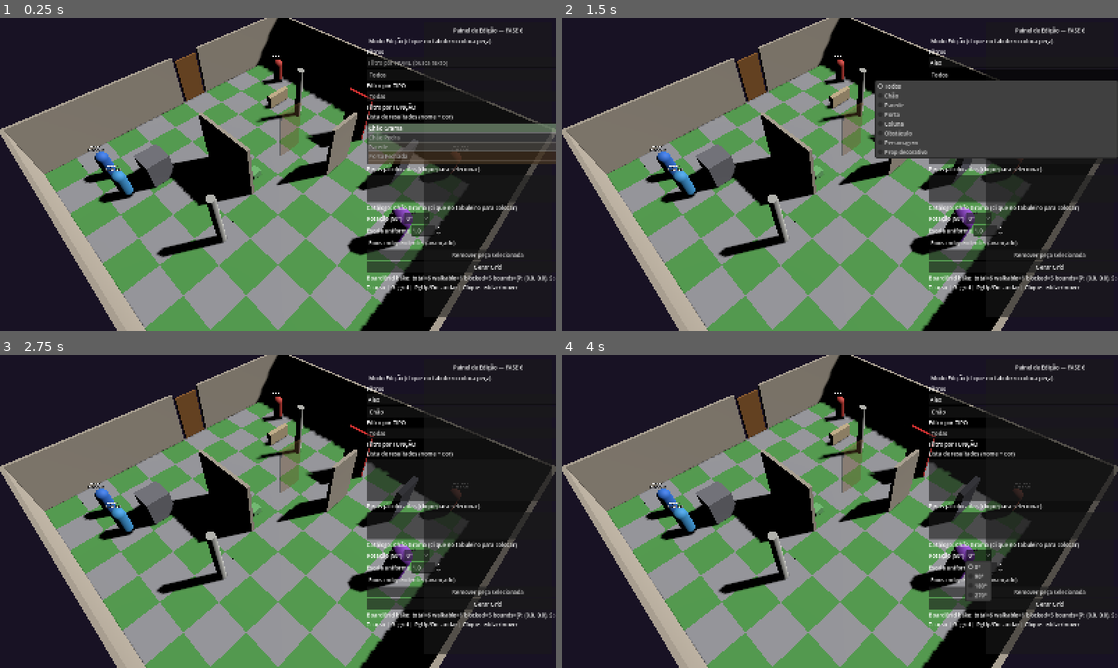
Above: before the commit, frames 1-4 (two rows, left to right).
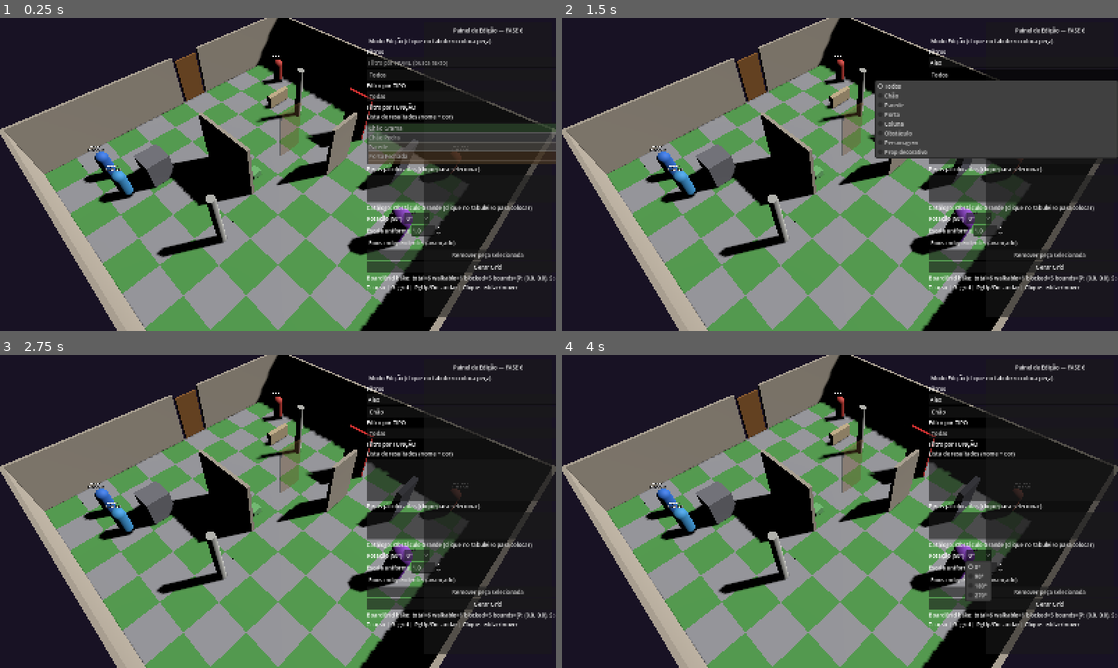
Above: after the commit, the same moments.

Repository: FalconiRod/Little-Sword
Game: Godot game, scene res://src/scenes/main.tscn
Same seed, same stepped clock (60 frames per second), same inputs: the game is played once before the commit and once after it.
Inputs (mouse positions are in pixels of both pictures, inside the frame that each line leads up to):
- Up to frame 1 (0.25 s): no input
- Up to frame 2 (1.5 s): click (1051, 61) at 0.52 s; type "Alex" at 0.6 s; click "Todos" at 1.25 s
- Up to frame 3 (2.75 s): click "Todas" at 2 s
- Up to frame 4 (4 s): click "Chão" at 2.75 s; click "0°" at 3.5 s

The runs differ from the first frame. In frame 1, 1.1% of the frame differs, in the area x 66-100%, y 33-62%; in frame 2, 0.2%; in frame 3, 0.2%; in frame 4, 0.2%.

Commit message:
fix editor: default selecao Mureta (visivel) + modo edicao true + handle log

Diff:
--- a/src/editor/map_editor.gd
+++ b/src/editor/map_editor.gd
@@ -253,8 +253,14 @@
 		_list_results.set_item_custom_bg_color(idx, Color(col.r, col.g, col.b, 0.25))
 		_list_results.set_item_tooltip(idx, "%s | %s | %s" % [e["name"], e["type"], ", ".join(e["funcs"])])
 	if _filtered.size() > 0 and _selected_catalog == -1:
-		_list_results.select(0)
-		_on_result_selected(0)
+		var pref: int = 0
+		for i: int in range(_filtered.size()):
+			var ee: Dictionary = _filtered[i] as Dictionary
+			if String(ee["name"]).contains("Mureta") or String(ee["name"]).contains("Obstáculo Grande"):
+				pref = i
+				break
+		_list_results.select(pref)
+		_on_result_selected(pref)
 
 func _refresh_placed_list() -> void:
 	if _list_placed == null:
--- a/src/scenes/main.gd
+++ b/src/scenes/main.gd
@@ -62,10 +62,31 @@
 					path = _movement.call("get_movement_path", _reachable, dest) as Array
 				print("[Main] HEADLESS path ", path)
 				_move_selected_to(dest)
-				# aguarda movimento pulo (0.28 por célula + pausa)
 				var wait: float = float(path.size()) * 0.35 + 0.5
 				await get_tree().create_timer(wait).timeout
 				print("[Main] HEADLESS pos final ", cav.get("grid_pos"), " esperado ", dest, " ok ", cav.get("grid_pos") == dest)
+		# teste editor: coloca Mureta em (3,3)
+		if _editor and _editor.has_method("handle_board_click"):
+			print("[Main] HEADLESS editor teste colocando Mureta em (3,3)")
+			# seleciona Mureta no catalogo (filtra Obstáculo)
+			var before: int = int(_editor.get("_placed").size()) if "_placed" in _editor else -1
+			# força seleção de Mureta: procura no catalog
+			var filtered: Array = _editor.get("_filtered") as Array
+			var idx_mureta: int = -1
+			for i: int in range(filtered.size()):
+				var e: Dictionary = filtered[i] as Dictionary
+				if String(e["name"]).contains("Mureta"):
+					idx_mureta = i
+					break
+			if idx_mureta != -1:
+				_editor.call("_on_result_selected", idx_mureta)
+				var handled: bool = _editor.call("handle_board_click", Vector3i(3,3,0)) as bool
+				await get_tree().create_timer(0.3).timeout
+				var after: int = int(_editor.get("_placed").size()) if "_placed" in _editor else -1
+				print("[Main] HEADLESS editor placed before ", before, " after ", after, " handled ", handled)
+				# testa reseleção
+				var handled2: bool = _editor.call("handle_board_click", Vector3i(3,3,0)) as bool
+				print("[Main] HEADLESS editor reselecao ", handled2, " selected_placed ", _editor.get("_selected_placed"))
 		get_tree().quit()
 
 func _print_debug_info() -> void:
